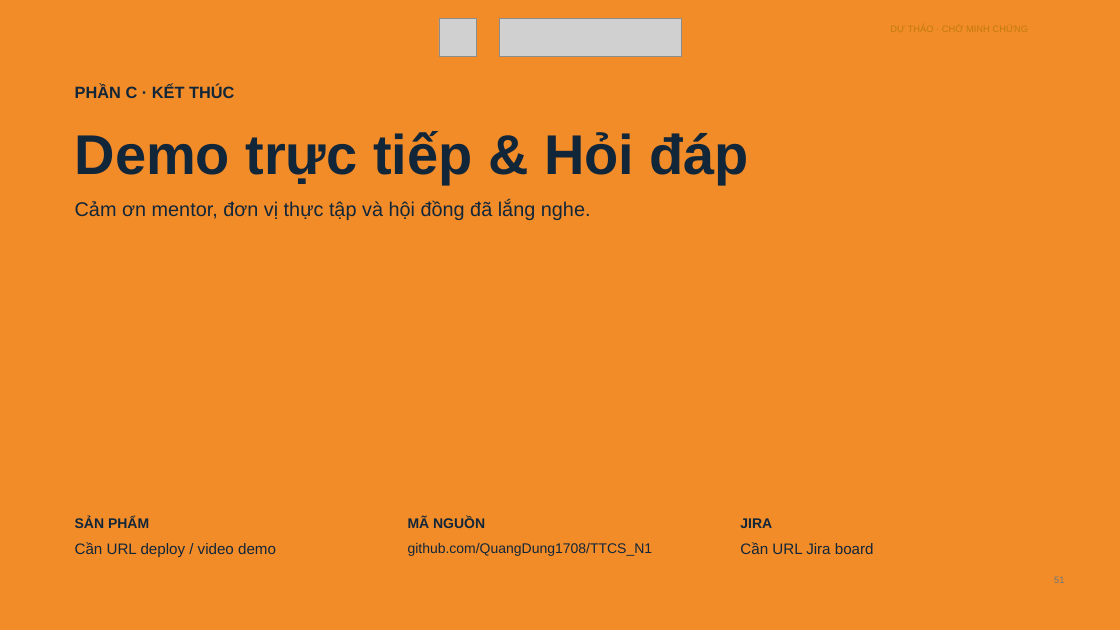
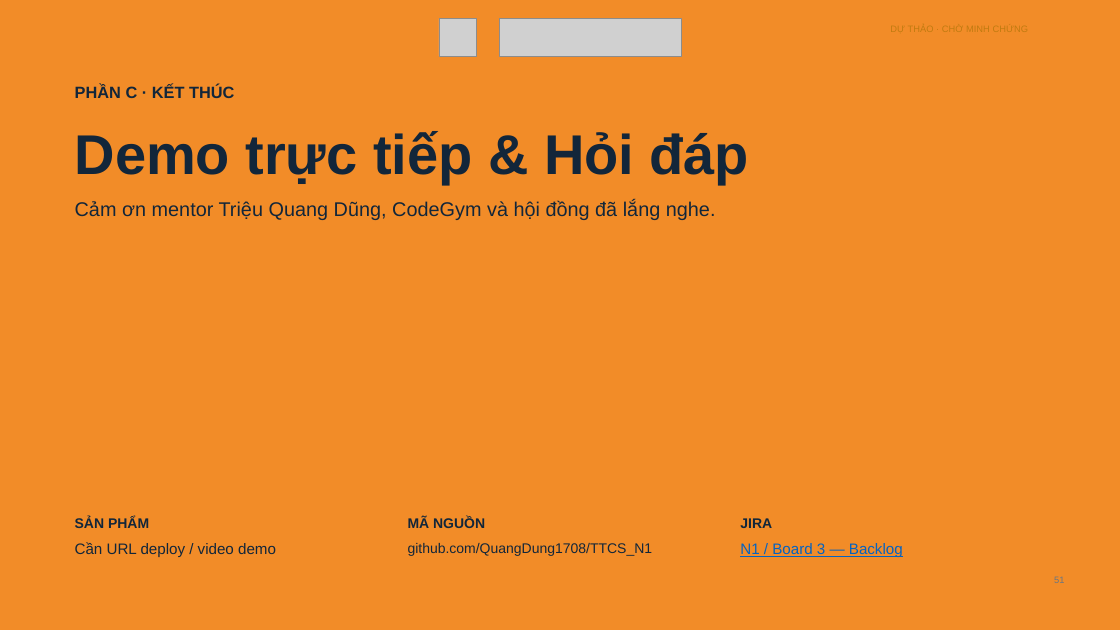
Before and after one commit to QuangDung1708/TTCS_N1, a slide deck: slide 51 of theo-template/Enterprise_CRM_Theo_Template_Du_thao.pptx. Drawn at 1120x630 pixels with LibreOffice and Linux fonts; fonts in the diff are those of the drawing; grey boxes stand for pictures. Boxes give left, top, right and bottom in pixels: in the first picture for what was removed or moved away, otherwise in the second. Text is boxed around its words. In the diff, an @@ line names an element or a change of style, - is before the commit and + after.

Commit message:
Cap nhat thong tin TTCS_N1 mentor lich Sprint 1-4 va lien ket Jira da xac nhan

```diff
--- a/theo-template/Enterprise_CRM_Theo_Template_Du_thao.pptx
+++ b/theo-template/Enterprise_CRM_Theo_Template_Du_thao.pptx
@@ text at (75,200,716,220): text changed @@
-Cảm ơn mentor, đơn vị thực tập và hội đồng đã lắng nghe.
+Cảm ơn mentor Triệu Quang Dũng, CodeGym và hội đồng đã lắng nghe.
@@ text at (740,543,903,557): text changed; text colour #12263A to #0563C1 @@
-Cần URL Jira board
+N1 / Board 3 — Backlog
```
Also in this commit, not shown: 23 other slides changed, 7 other files.
